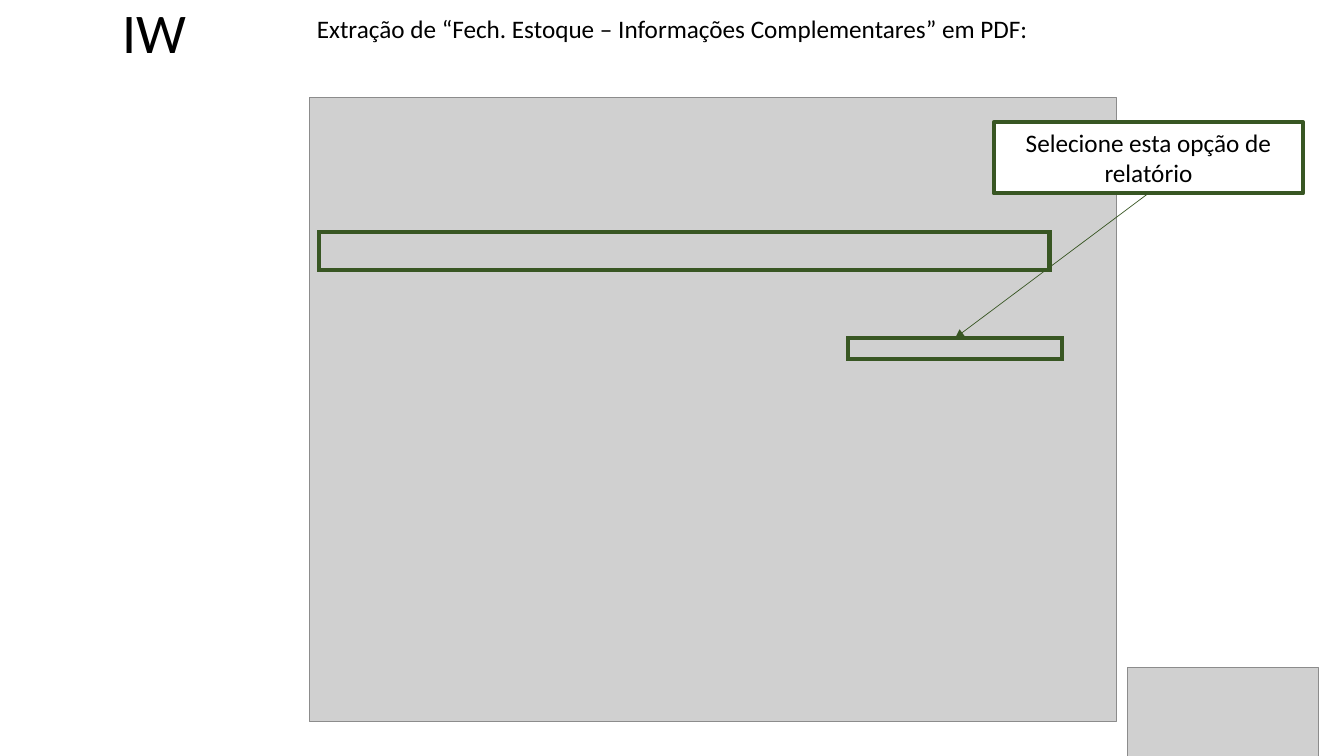
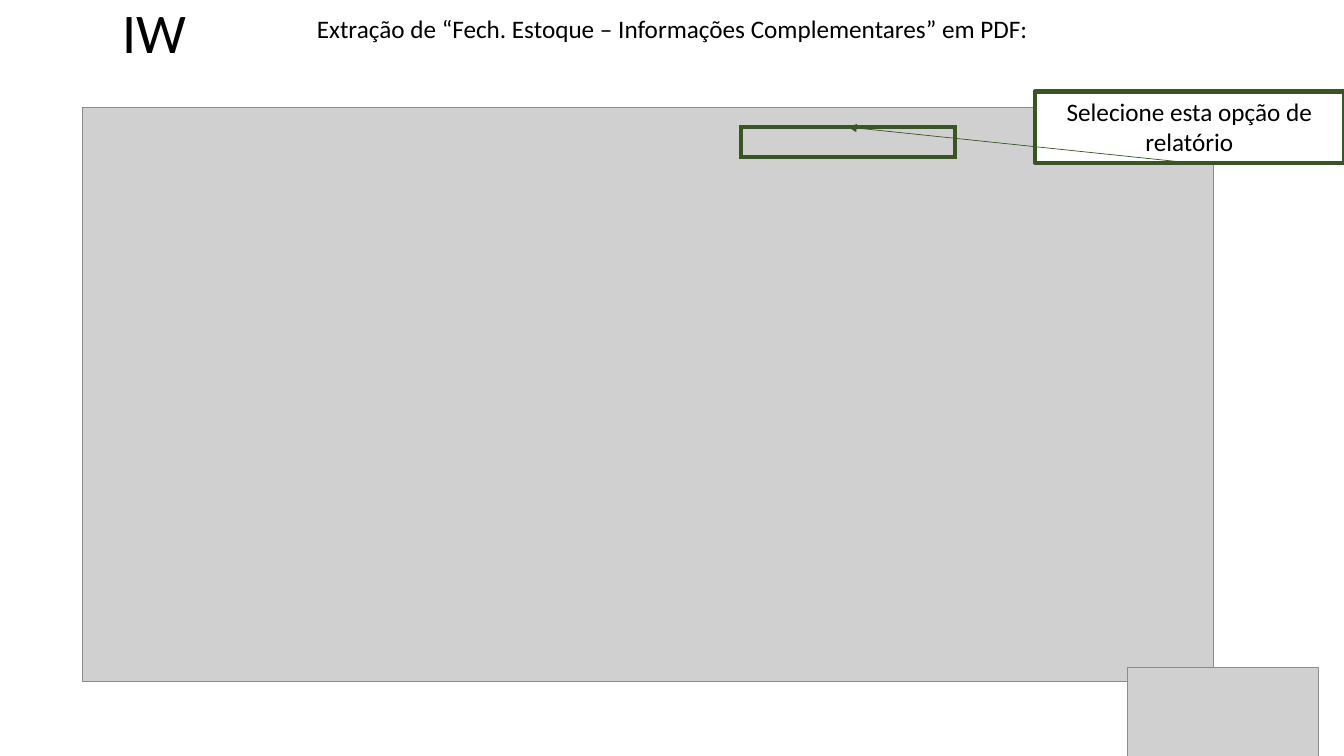
Before and after one commit to PronepPLima/ROBO-Fechamento_Suprimentos, a slide deck: slide 3 of log.pptx (slide 2 before the commit). Drawn at 1344x756 pixels with LibreOffice and Linux fonts; fonts in the diff are those of the drawing; grey boxes stand for pictures; background and template pictures are left out. Boxes give left, top, right and bottom in pixels: in the first picture for what was removed or moved away, otherwise in the second. Text is boxed around its words. In the diff, an @@ line names an element or a change of style, - is before the commit and + after.

```diff
--- a/log.pptx
+++ b/log.pptx
@@ picture: place and size @@
-picture at [310,98,1117,723]
+picture at [83,108,1214,682]
@@ rectangle "Selecione esta opção de relatório": place and size @@
-rectangle "Selecione esta opção de relatório" at [994,122,1304,194]
+rectangle "Selecione esta opção de relatório" at [1035,92,1344,163]
@@ rectangle: place and size @@
-rectangle at [849,338,1063,359]
+rectangle at [741,127,955,156]
@@ arrow moved from (1148, 194) - (956, 338) to (1190, 163) - (849, 127) @@
@@ rectangle removed at [320,232,1050,270] @@
```
Also in this commit, not shown: 1 slide added, 2 slides removed, 4 other files.
